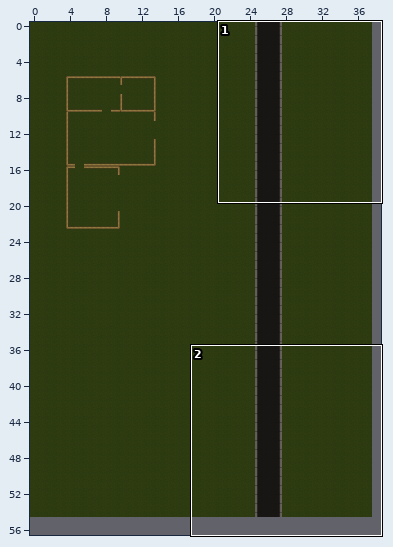
Tiled map -- resources/maps/map1.tmx. Above, an overview of the earlier version with the close-up marked.
Close-up. Earlier state:
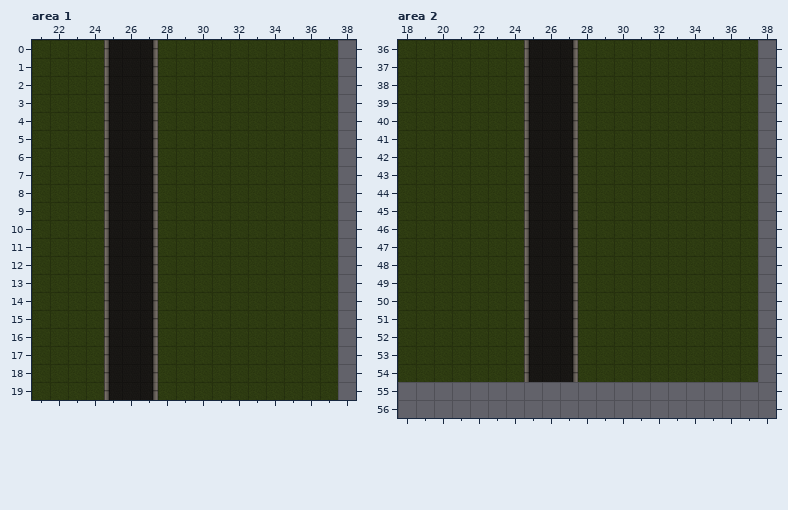
Cells are 89x89 px. Shown: area 1 x 21..38, y 0..19; area 2 x 18..38, y 36..56. The commit also changed other parts of the map, which this record leaves out. Tiles whose own drawing changed are shown in their newer look in all pictures.
New version:
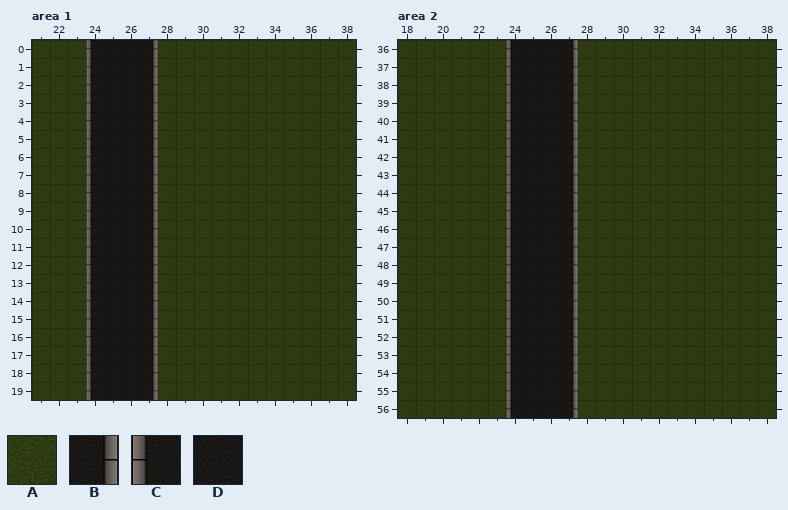
Key: from "Nature": A 10 "grass_tiles_0000_Layer-5"; from "Road": B 3 "asphalt_tiles_0003_Layer", C 4 "asphalt_tiles_0004_Layer", D 12 "asphalt_tiles_0012_Layer".
_ is an empty cell, . an unchanged one.
From old to new:
--- layer "Grass", area 1
@@ x 38..38 @@
- 0 _
- 1 _
- 2 _
- 3 _
- 4 _
- 5 _
- 6 _
- 7 _
- 8 _
- 9 _
-10 _
-11 _
-12 _
-13 _
-14 _
-15 _
-16 _
-17 _
-18 _
-19 _
+ 0 A
+ 1 A
+ 2 A
+ 3 A
+ 4 A
+ 5 A
+ 6 A
+ 7 A
+ 8 A
+ 9 A
+10 A
+11 A
+12 A
+13 A
+14 A
+15 A
+16 A
+17 A
+18 A
+19 A
--- layer "Road", area 1
@@ x 24..25 @@
- 0 _C
- 1 _C
- 2 _C
- 3 _C
- 4 _C
- 5 _C
- 6 _C
- 7 _C
- 8 _C
- 9 _C
-10 _C
-11 _C
-12 _C
-13 _C
-14 _C
-15 _C
-16 _C
-17 _C
-18 _C
-19 _C
+ 0 CD
+ 1 CD
+ 2 CD
+ 3 CD
+ 4 CD
+ 5 CD
+ 6 CD
+ 7 CD
+ 8 CD
+ 9 CD
+10 CD
+11 CD
+12 CD
+13 CD
+14 CD
+15 CD
+16 CD
+17 CD
+18 CD
+19 CD
--- layer "Grass", area 2
@@ x 18..38 @@
-36 ...................._
-37 ...................._
-38 ...................._
-39 ...................._
-40 ...................._
-41 ...................._
-42 ...................._
-43 ...................._
-44 ...................._
-45 ...................._
-46 ...................._
-47 ...................._
-48 ...................._
-49 ...................._
-50 ...................._
-51 ...................._
-52 ...................._
-53 ...................._
-54 ...................._
-55 ______....___________
-56 ______....___________
+36 ....................A
+37 ....................A
+38 ....................A
+39 ....................A
+40 ....................A
+41 ....................A
+42 ....................A
+43 ....................A
+44 ....................A
+45 ....................A
+46 ....................A
+47 ....................A
+48 ....................A
+49 ....................A
+50 ....................A
+51 ....................A
+52 ....................A
+53 ....................A
+54 ....................A
+55 AAAAAA....AAAAAAAAAAA
+56 AAAAAA....AAAAAAAAAAA
--- layer "Road", area 2
@@ x 24..27 @@
-36 _C..
-37 _C..
-38 _C..
-39 _C..
-40 _C..
-41 _C..
-42 _C..
-43 _C..
-44 _C..
-45 _C..
-46 _C..
-47 _C..
-48 _C..
-49 _C..
-50 _C..
-51 _C..
-52 _C..
-53 _C..
-54 _C..
-55 ____
-56 ____
+36 CD..
+37 CD..
+38 CD..
+39 CD..
+40 CD..
+41 CD..
+42 CD..
+43 CD..
+44 CD..
+45 CD..
+46 CD..
+47 CD..
+48 CD..
+49 CD..
+50 CD..
+51 CD..
+52 CD..
+53 CD..
+54 CD..
+55 CDDB
+56 CDDB
Where, in picture pixels (left, top, right, bottom), the same in both close-ups:
changed: (86, 40, 110, 400)
added: (338, 40, 356, 400)
changed: (398, 40, 776, 418)
